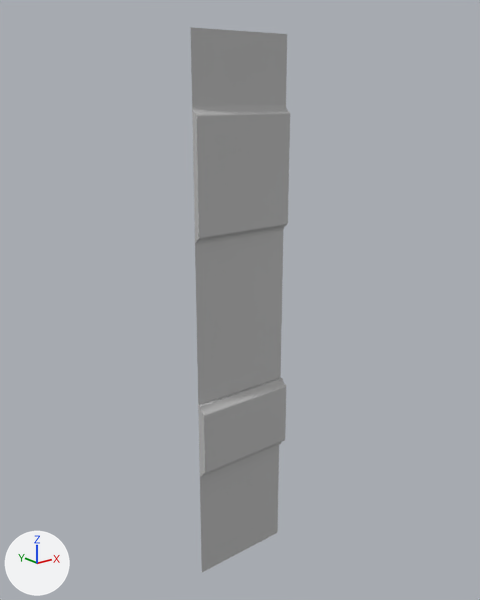
Renders of the FBX model sem_3/Environments/wall.fbx from each side of a commit.
Camera for both pictures: a 50 mm lens placed at (-3.63, -4.53, 2.03), pointed at (0.01, 0.02, 0.21). Every picture has the same lights, and +X, +Y and +Z are marked at lower left. Where no turn or scale is listed for an object, it has been applied to the vertices.

Names of what the first picture shows: 'wall'.
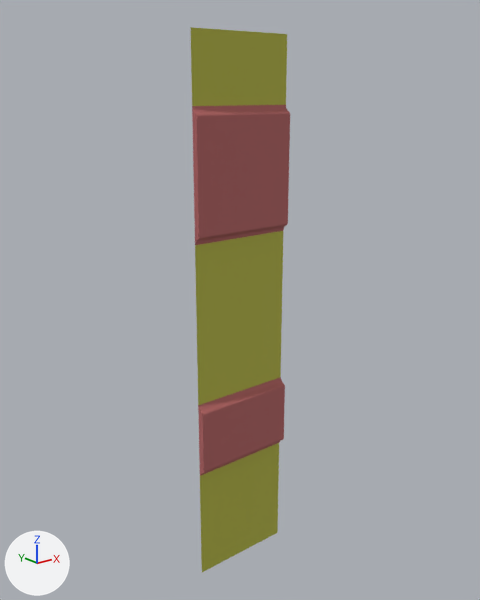
Changed parts and their boxes (x1, y1, x2, y2) in the pictures (480 x 600 px):
part 1 of me_mesh, cut back: before (198, 377, 286, 477); after (198, 377, 285, 476)
part 2 of me_mesh, recoloured (grey to yellow): (191, 27, 287, 572) in both
part 3 of me_mesh, recoloured (grey to brown): (192, 105, 290, 245) in both

The edits, one by one:
Material 'PaintedMetal' (mat_paintedmetal) is new.
Its base color is (0.44, 0.121, 0.121) (brown #b16262).
Its roughness is 0.749.
Material 'PaintedMetal2' (mat_paintedmetal2) is new.
Its base color is (0.454, 0.463, 0.054) (yellow #b4b542).
Its roughness is 0.749.
me_mesh is used by ob_wall; location (0.0, -0.01, 0.0).
me_mesh had 80 vertices, 43 faces and spanned x -0.5..0.5, y -0.09..0.01, z -2.5..2.5.
me_mesh now has 76 vertices, 41 faces and spans x -0.5..0.5, y -0.07..0.01, z -2.5..2.5.
Part 1, on me_mesh:
4 vertices are removed from x -0.5..0.5, y -0.09, z -1.33..-0.76.
5 faces are deleted.
4 vertices in x -0.5..0.5, y -0.07, z -1.36..-0.73 move by (0.0, 0.02, 0.0).
4 vertices in x -0.5..0.5, y -0.08..-0.07, z -1.36..-1.35 move by (0.0, 0.01, 0.01).
4 vertices in x -0.5..0.5, y -0.08..-0.07, z -0.74..-0.73 move by (0.0, 0.01, -0.01).
16 vertices move from x -0.5..0.5, y -0.09..-0.04, z -1.41..-0.68 to x -0.5..0.5, y -0.07..-0.02, z -1.39..-0.7.
3 new faces join them, mat_paintedmetal (brown #b16161).
me_mesh part 2: 3 faces spanning x -0.5..0.5, y -0.01..0.0, z -2.5..2.5 switch from mat_lambert1 (grey #bcbcbc) to mat_paintedmetal2 (yellow #b4b542).
me_mesh part 3: 27 faces spanning x -0.5..0.5, y -0.07..0.0, z -1.41..1.92 switch from mat_lambert1 (grey #bcbcbc) to mat_paintedmetal (brown #b16161).
